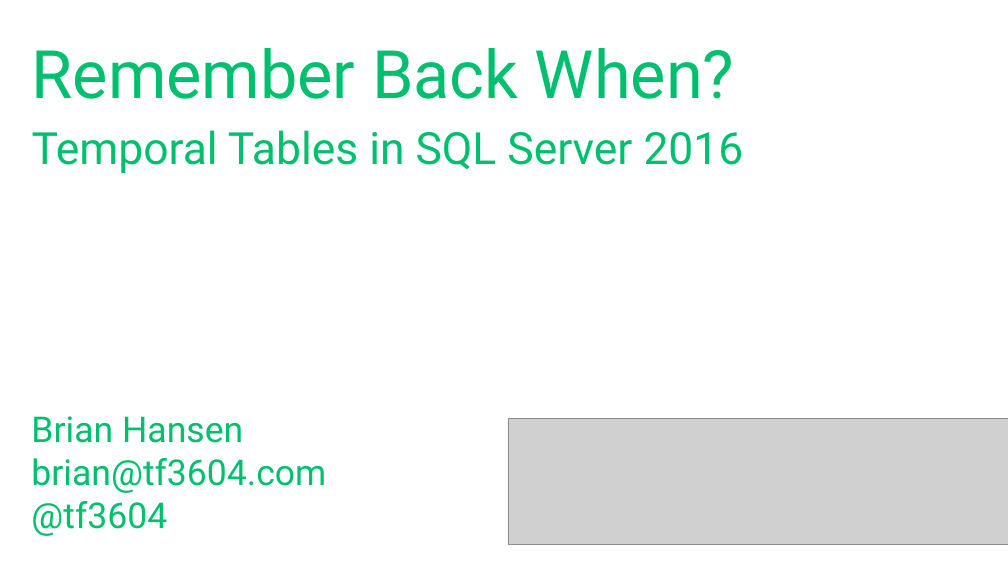
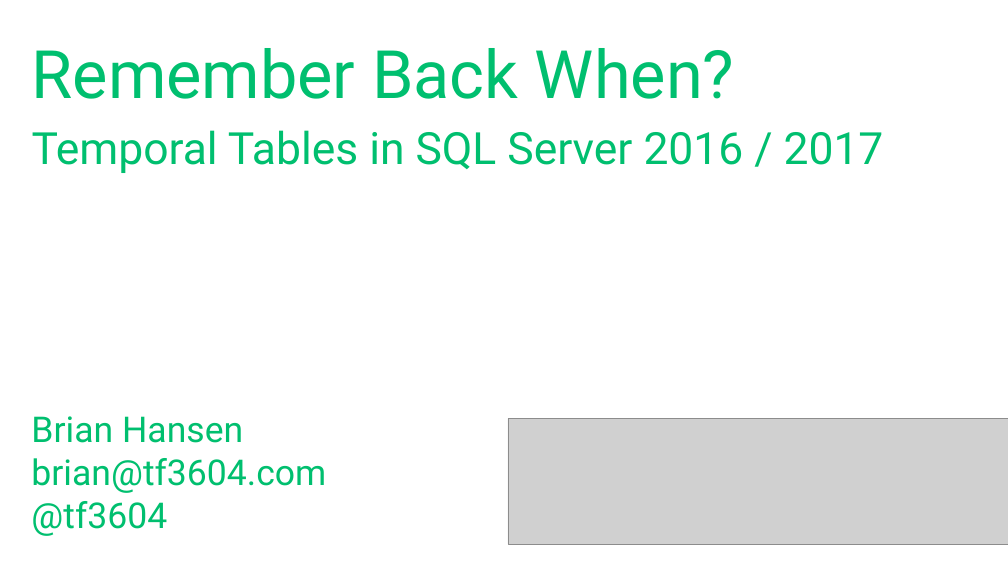
Before and after one commit to tf3604/RememberWhenTemporal, a slide deck: slide 1 of Temporal.pptx. Drawn at 1008x567 pixels with LibreOffice and Linux fonts; fonts in the diff are those of the drawing; grey boxes stand for pictures; background and template pictures are left out. Boxes give left, top, right and bottom in pixels: in the first picture for what was removed or moved away, otherwise in the second. Text is boxed around its words. In the diff, an @@ line names an element or a change of style, - is before the commit and + after.

Commit message:
Add info about SQL 2017 temporal enhancements.

```diff
--- a/Temporal.pptx
+++ b/Temporal.pptx
@@ text at box(32, 130, 884, 173): text changed @@
-Temporal Tables in SQL Server 2016
+Temporal Tables in SQL Server 2016 / 2017
```
Also in this commit, not shown: 4 slides added.
